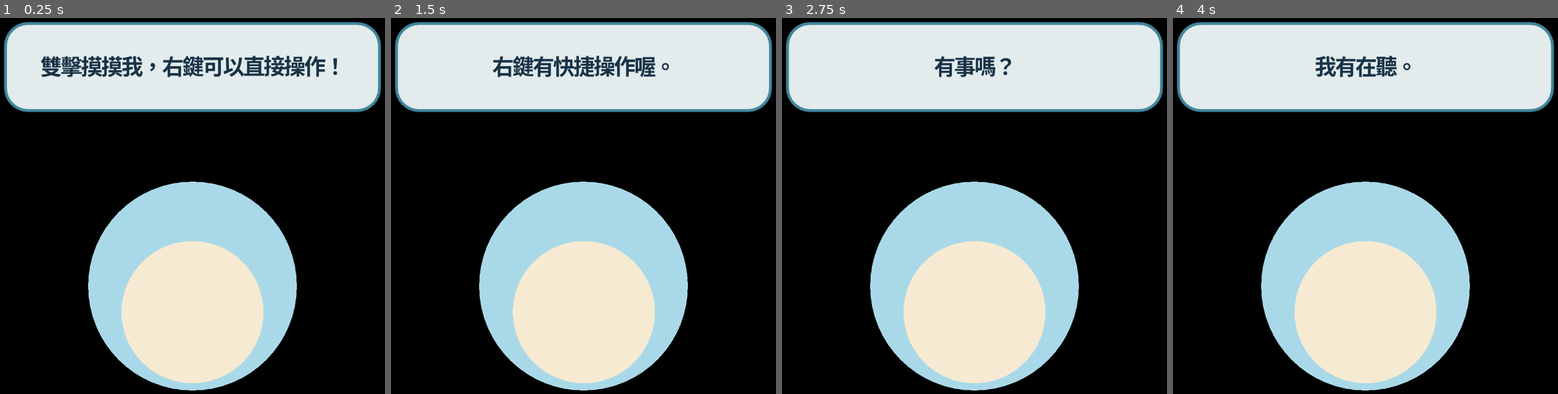
Above: before the commit, frames 1-4 (left to right).
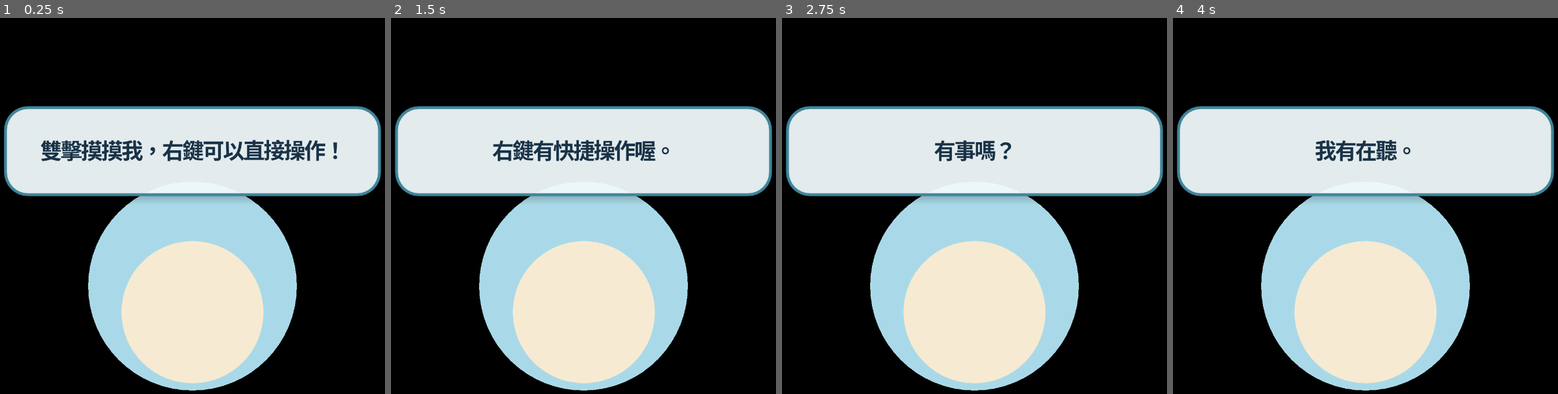
Above: after the commit, the same moments.

Repository: kai-2001/OpenDesktopPet
Game: Godot game, scene res://scenes/main.tscn
Same seed, same stepped clock (60 frames per second), same inputs: the game is played once before the commit and once after it.
Inputs (mouse positions are in pixels of both pictures, inside the frame that each line leads up to):
- Up to frame 1 (0.25 s): no input
- Up to frame 2 (1.5 s): tap Enter at 0.5 s; move the mouse to (672, 221) at 0.52 s; click (672, 221) at 0.67 s; tap Space at 1.25 s; drag from (502, 266) to (564, 333) at 1.27 s
- Up to frame 3 (2.75 s): move the mouse to (1016, 142) at 2.02 s; click (1016, 142) at 2.17 s
- Up to frame 4 (4 s): tap Enter at 2.75 s; drag from (1346, 333) to (1242, 172) at 2.77 s; tap Space at 3.5 s; move the mouse to (1488, 311) at 3.52 s; click (1488, 311) at 3.67 s

The runs differ from the first frame. In frame 1, 45% of the frame differs, in the area x 0-100%, y 0-49%; in frame 2, 45%; in frame 3, 45%; in frame 4, 45%.

Commit message:
Move pet notifications into clear view

Diff:
--- a/scenes/main.tscn
+++ b/scenes/main.tscn
@@ -16,10 +16,11 @@
 
 [node name="SpeechBubble" type="PanelContainer" parent="."]
 offset_left = 10.0
-offset_top = 8.0
+offset_top = 66.0
 offset_right = 270.0
-offset_bottom = 70.0
+offset_bottom = 128.0
 mouse_filter = 2
+z_index = 100
 
 [node name="Margin" type="MarginContainer" parent="SpeechBubble"]
 theme_override_constants/margin_left = 13
@@ -36,11 +37,12 @@
 
 [node name="WishBadge" type="Label" parent="."]
 visible = false
-offset_left = 224.0
-offset_top = 76.0
+offset_left = 226.0
+offset_top = 12.0
 offset_right = 270.0
-offset_bottom = 112.0
+offset_bottom = 52.0
 mouse_filter = 2
+z_index = 101
 text = "🥕"
 horizontal_alignment = 1
 vertical_alignment = 1
--- a/scripts/main.gd
+++ b/scripts/main.gd
@@ -48,7 +48,7 @@
 	_last_user_activity_ms = Time.get_ticks_msec()
 	call_deferred("_finish_window_setup")
 	call_deferred("_prime_stats_window")
-	say("雙擊摸摸我，右鍵可以直接操作！", 4.0)
+	say("雙擊摸摸我，右鍵可以直接操作！", 8.0)
 
 
 func _process(_delta: float) -> void:
@@ -126,7 +126,7 @@
 		get_tree().quit()
 
 
-func say(text: String, seconds := 4.5) -> void:
+func say(text: String, seconds := 8.0) -> void:
 	_bubble_token += 1
 	var token := _bubble_token
 	bubble_label.text = text
@@ -166,7 +166,7 @@
 	_last_state_message = text.replace("\n", "　")
 	if is_instance_valid(_last_message_status):
 		_last_message_status.text = "最近訊息：%s" % _last_state_message
-	say(text, 5.0)
+	say(text, 8.0)
 
 
 func _setup_context_menu() -> void:
--- a/scripts/pet_state.gd
+++ b/scripts/pet_state.gd
@@ -31,6 +31,7 @@
 	"wish_expires_at": 0,
 	"next_wish_at": 0,
 	"wish_intro_seen": false,
+	"wish_notice_version": 0,
 	"last_pet_reward_at": 0,
 }
 
@@ -295,6 +296,13 @@
 
 func _ensure_wish_schedule() -> void:
 	var now := _now()
+	if int(data.wish_notice_version) < 1 and String(data.wish_action).is_empty():
+		# Schedule one near-term wish after the persistent notification UI is
+		# introduced, so existing players can discover and verify it.
+		data.wish_notice_version = 1
+		data.next_wish_at = now + randi_range(30, 60)
+		data.save_version = SAVE_VERSION
+		return
 	if not bool(data.wish_intro_seen) and String(data.wish_action).is_empty():
 		# Existing saves created before the wish tutorial field should not be
 		# forced to wait for the normal 20–40 minute cycle.
--- a/tests/gameplay_state_test.gd
+++ b/tests/gameplay_state_test.gd
@@ -19,11 +19,13 @@
 	state.data.next_wish_at = 0
 	state.data.wish_expires_at = 0
 	state.data.wish_intro_seen = false
+	state.data.wish_notice_version = 0
 
 	state.data.next_wish_at = state._now() + 9999
 	state._ensure_wish_schedule()
 	var first_wait := int(state.data.next_wish_at) - state._now()
 	_assert_true(first_wait >= 30 and first_wait <= 60, "first wish migration schedule")
+	_assert_equal(state.data.wish_notice_version, 1, "wish notification migration version")
 
 	state._decay_accumulator = 0.0
 	state._process(600.0)
